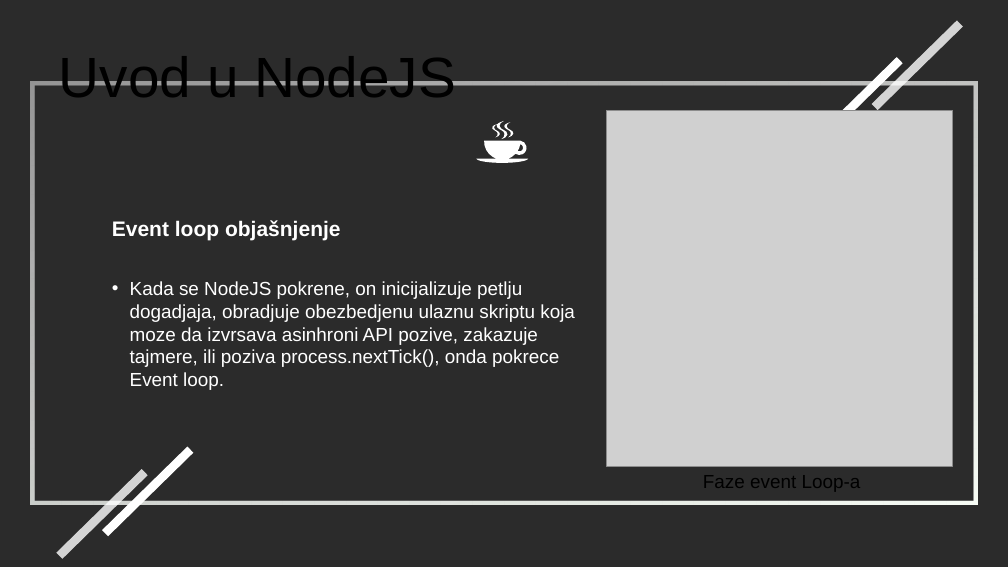
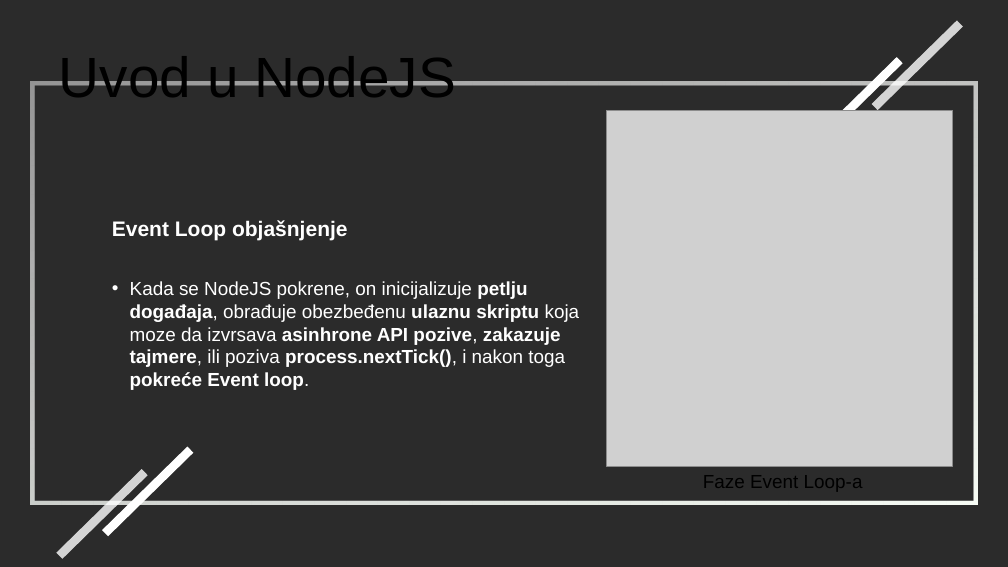
Before and after one commit to stefoverflow/NaperdnoSoftverskoInzenjerstvo, a slide deck: slide 8 of prezentacija.odp. Drawn at 1008x567 pixels with LibreOffice and Linux fonts; fonts in the diff are those of the drawing; grey boxes stand for pictures; background and template pictures are left out; a plain dark background stands for a picture behind light text. Boxes give left, top, right and bottom in pixels: in the first picture for what was removed or moved away, otherwise in the second. Text is boxed around its words. In the diff, an @@ line names an element or a change of style, - is before the commit and + after.

```diff
--- a/prezentacija.odp
+++ b/prezentacija.odp
@@ freeform shape removed at bbox=[476, 121, 529, 163] @@
@@ text at bbox=[112, 220, 348, 240]: text changed @@
-Event loop objašnjenje
+Event Loop objašnjenje
@@ text at bbox=[130, 281, 580, 390]: text changed @@
-• Kada se NodeJS pokrene, on inicijalizuje petlju dogadjaja, obradjuje obezbedjenu ulaznu skriptu koja moze da izvrsava asinhroni API pozive, zakazuje tajmere, ili poziva process.nextTick(), onda pokrece Event loop.
+• Kada se NodeJS pokrene, on inicijalizuje petlju događaja, obrađuje obezbeđenu ulaznu skriptu koja moze da izvrsava asinhrone API pozive, zakazuje tajmere, ili poziva process.nextTick(), i nakon toga pokreće Event loop.
@@ text at bbox=[703, 475, 863, 491]: text changed @@
-Faze event Loop-a
+Faze Event Loop-a
```
Also in this commit, not shown: 29 other slides changed, 13 slides added, 54 slides removed.
